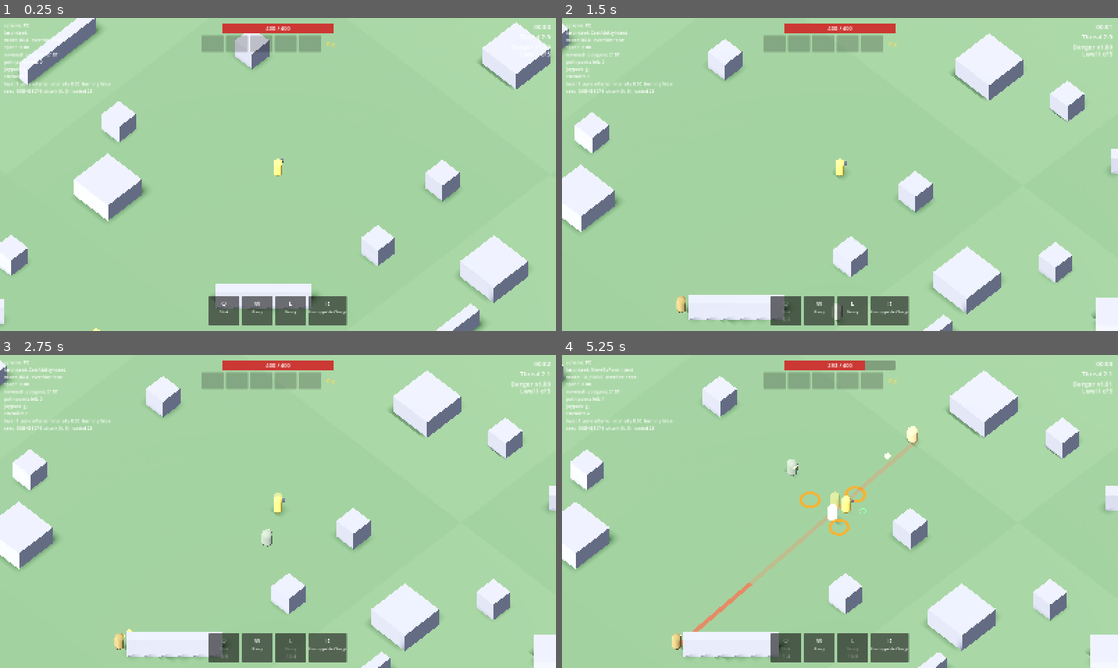
Above: before the commit, frames 1-4 (two rows, left to right).
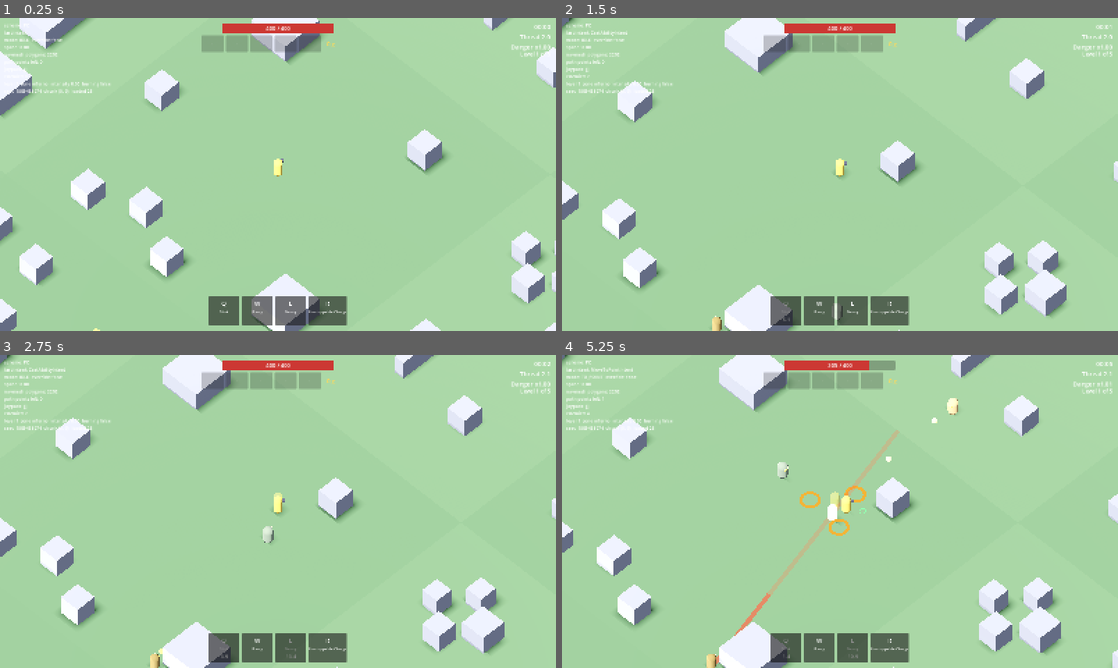
Above: after the commit, the same moments.

Repository: Ahadwen/Escape-v2
Game: Godot game, scene res://world/levels/level.tscn
Same seed, same stepped clock (60 frames per second), same inputs: the game is played once before the commit and once after it.
Inputs (mouse positions are in pixels of both pictures, inside the frame that each line leads up to):
- Up to frame 1 (0.25 s): no input
- Up to frame 2 (1.5 s): tap Enter at 0.5 s; move the mouse to (962, 158) at 0.52 s; tap Q (ability_1) at 0.6 s; click (962, 158) at 0.67 s; drag from (728, 190) to (812, 237) at 1.27 s
- Up to frame 3 (2.75 s): move the mouse to (333, 442) at 2.02 s; tap E (ability_3) at 2.1 s; click (333, 442) at 2.17 s
- Up to frame 4 (5.25 s): drag from (812, 574) to (673, 464) at 2.77 s; move the mouse to (1006, 558) at 3.52 s; click (1006, 558) at 3.6 s; drag from (673, 464) to (756, 433) at 4.27 s; move the mouse to (867, 511) at 5.02 s; right-click (867, 511) at 5.1 s; click (867, 511) at 5.17 s

The runs differ from the first frame. In frame 1, 17% of the frame differs, in the area x 0-100%, y 0-100%; in frame 2, 17%; in frame 3, 17%; in frame 4, 18%.

Commit message:
Gunslinger runs parallel and fires across you; terrain gets compound shapes
Gunslinger: runs_parallel strafing holds him level with you, off to the
side of your heading; band 12-17 m, salvo range 22 m, reach 30 m; slower
shots (17 m/s light, 26 m/s heavy).

Terrain: 7-12 obstacles per chunk (was 6-11), 30% of them compound: an
L-shaped corner or a tight cluster of 3-4 pillars with 1 m+ gaps.

Co-Authored-By: Claude Opus 5.5 <noreply@anthropic.com>
Claude-Session: https://claude.ai/code/session_01MK2ViG6yW215fERvVJH3QP

Diff:
--- a/enemies/data/hunters/gunslinger.tres
+++ b/enemies/data/hunters/gunslinger.tres
@@ -10,11 +10,12 @@
 cooldown = 3.5
 initial_cooldown = 1.2
 min_range = 3.0
-max_range = 16.0
+max_range = 22.0
 needs_line_of_sight = true
 shot_damage = 12.0
-shot_speed = 24.0
-final_speed = 38.0
+shot_speed = 17.0
+reach = 30.0
+final_speed = 26.0
 final_damage = 45.0
 
 [resource]
@@ -24,9 +25,10 @@
 color = Color(0.85, 0.7, 0.45, 1)
 move_speed = 7.5
 speed_floor_ratio = 1.1
-preferred_range_min = 8.0
-preferred_range_max = 12.0
+preferred_range_min = 12.0
+preferred_range_max = 17.0
 strafes = true
+runs_parallel = true
 lifetime_min = 30.0
 lifetime_max = 50.0
 threat_cost = 1.0
--- a/enemies/hunters/hunter_brain.gd
+++ b/enemies/hunters/hunter_brain.gd
@@ -107,7 +107,11 @@
 	if side.length_squared() < 0.01:
 		side = Vector3.RIGHT
 	var heading: Vector3 = target.average_velocity
-	if hunter.holds_ahead and heading.length() > HOLD_AHEAD_MIN_SPEED:
+	if hunter.runs_parallel and heading.length() > HOLD_AHEAD_MIN_SPEED:
+		# Level with you, on whichever side of your heading it already is.
+		var lateral: Vector3 = heading.normalized().cross(Vector3.UP)
+		side = lateral if lateral.dot(side) >= 0.0 else -lateral
+	elif hunter.holds_ahead and heading.length() > HOLD_AHEAD_MIN_SPEED:
 		# Between its side and straight ahead of where you're going.
 		side = side.normalized() + heading.normalized() * 1.5
 	var band: float = (hunter.preferred_range_min + hunter.preferred_range_max) * 0.5
--- a/enemies/hunters/hunter_data.gd
+++ b/enemies/hunters/hunter_data.gd
@@ -24,6 +24,9 @@
 ## Ranged hunters: hold their band ahead of where you've been heading (your
 ## average movement), so running one way runs you toward them.
 @export var holds_ahead: bool = false
+## Strafing hunters: run level with you, off to your side of your heading, so
+## they shoot across your path rather than from behind (Gunslinger).
+@export var runs_parallel: bool = false
 ## Spinning visual (Spinner).
 @export var spins: bool = false
 
--- a/tests/unit/world/test_chunk_generator.gd
+++ b/tests/unit/world/test_chunk_generator.gd
@@ -115,3 +115,29 @@
 
 func test_chunk_distance_is_chebyshev() -> void:
 	assert_eq(ChunkGeneratorScript.chunk_distance(Vector2i(0, 0), Vector2i(3, -1)), 3)
+
+
+func test_compound_cluster_leaves_walkable_gaps() -> void:
+	var rng: RandomNumberGenerator = RandomNumberGenerator.new()
+	for s: int in 20:
+		rng.seed = s
+		var pieces: Array[ChunkLayout.ObstacleSpec] = ChunkGenerator.compound_cluster(rng)
+		for a: int in pieces.size():
+			for b: int in range(a + 1, pieces.size()):
+				var apart: float = (
+					Vector2(
+						pieces[a].position.x - pieces[b].position.x,
+						pieces[a].position.z - pieces[b].position.z
+					)
+					. length()
+				)
+				var edges: float = (pieces[a].size.x + pieces[b].size.x) * 0.5
+				assert_true(apart - edges >= 1.0, "gap %.2f" % (apart - edges))
+
+
+func test_compound_corner_is_two_meeting_walls() -> void:
+	var rng: RandomNumberGenerator = RandomNumberGenerator.new()
+	rng.seed = 3
+	var pieces: Array[ChunkLayout.ObstacleSpec] = ChunkGenerator.compound_corner(rng)
+	assert_eq(pieces.size(), 2)
+	assert_almost_eq(pieces[0].yaw, pieces[1].yaw)
--- a/world/streaming/chunk_generator.gd
+++ b/world/streaming/chunk_generator.gd
@@ -119,6 +119,9 @@
 	for kind: StringName in kinds:
 		total_weight += OBSTACLE_KINDS[kind][1]
 	for i: int in count:
+		if rng.randf() < profile.compound_chance:
+			_place_compound(rng, layout, keepouts)
+			continue
 		var spec: ChunkLayout.ObstacleSpec = _roll_obstacle(rng, kinds, total_weight)
 		var size: Vector3 = spec.size
 		var radius: float = spec.footprint_radius()
@@ -137,6 +140,80 @@
 			break
 
 
+## Places an L-shaped corner or a cluster of pillars as one unit (one
+## keepout, so the usual gap stays around it).
+func _place_compound(
+	rng: RandomNumberGenerator, layout: ChunkLayout, keepouts: Array[Vector3]
+) -> void:
+	var color: Color = profile.obstacle_color
+	if theme != null:
+		var themed: ObstacleKind = theme.pick_obstacle(rng)
+		if themed != null:
+			color = themed.color
+	var pieces: Array[ChunkLayout.ObstacleSpec] = (
+		compound_corner(rng) if rng.randf() < 0.6 else compound_cluster(rng)
+	)
+	var radius: float = 0.0
+	for piece: ChunkLayout.ObstacleSpec in pieces:
+		var reach: float = Vector2(piece.position.x, piece.position.z).length()
+		radius = maxf(radius, reach + piece.footprint_radius())
+	var half: float = profile.chunk_size * 0.5 - radius - profile.obstacle_gap * 0.5
+	if half <= 0.0:
+		return
+	for attempt: int in PLACEMENT_ATTEMPTS:
+		var x: float = rng.randf_range(-half, half)
+		var z: float = rng.randf_range(-half, half)
+		if _blocked(x, z, radius + profile.obstacle_gap, keepouts):
+			continue
+		for piece: ChunkLayout.ObstacleSpec in pieces:
+			piece.position += Vector3(x, 0.0, z)
+			piece.color = color
+			layout.obstacles.append(piece)
+		keepouts.append(Vector3(x, z, radius))
+		return
+
+
+## Two walls meeting at a corner, turned to one of four directions. Pieces
+## are positioned relative to the corner's centre.
+static func compound_corner(rng: RandomNumberGenerator) -> Array[ChunkLayout.ObstacleSpec]:
+	var yaw: float = PI * 0.5 * rng.randi_range(0, 3)
+	var long: float = rng.randf_range(7.0, 10.0)
+	var short: float = rng.randf_range(4.0, 7.0)
+	var a: ChunkLayout.ObstacleSpec = ChunkLayout.ObstacleSpec.new(
+		&"corner", Vector3(long, 2.0, 1.0), Vector3(long * 0.5, 1.0, 0.0), yaw
+	)
+	var b: ChunkLayout.ObstacleSpec = ChunkLayout.ObstacleSpec.new(
+		&"corner", Vector3(1.0, 2.0, short), Vector3(0.0, 1.0, short * 0.5 - 0.5), yaw
+	)
+	var pieces: Array[ChunkLayout.ObstacleSpec] = [a, b]
+	# Centre the shape on the middle of its footprint, then turn it.
+	var middle: Vector3 = Vector3(long * 0.25, 0.0, short * 0.25)
+	for piece: ChunkLayout.ObstacleSpec in pieces:
+		var local: Vector3 = piece.position - middle
+		piece.position = (
+			Vector3(0.0, piece.position.y, 0.0)
+			+ Vector3(local.x, 0.0, local.z).rotated(Vector3.UP, yaw)
+		)
+	return pieces
+
+
+## Three or four pillars packed close, with narrow gaps between them.
+static func compound_cluster(rng: RandomNumberGenerator) -> Array[ChunkLayout.ObstacleSpec]:
+	var pieces: Array[ChunkLayout.ObstacleSpec] = []
+	var count: int = rng.randi_range(3, 4)
+	var turn: float = rng.randf() * TAU
+	for i: int in count:
+		var angle: float = turn + TAU * i / count
+		var size: float = rng.randf_range(1.5, 2.5)
+		var offset: Vector3 = Vector3(cos(angle), 0.0, sin(angle)) * 2.6
+		pieces.append(
+			ChunkLayout.ObstacleSpec.new(
+				&"cluster", Vector3(size, 2.0, size), offset + Vector3.UP, 0.0
+			)
+		)
+	return pieces
+
+
 func _roll_obstacle(
 	rng: RandomNumberGenerator, kinds: Array, total_weight: float
 ) -> ChunkLayout.ObstacleSpec:
--- a/world/streaming/terrain_profile.gd
+++ b/world/streaming/terrain_profile.gd
@@ -12,8 +12,12 @@
 @export var unload_radius: int = 3
 
 @export_group("Obstacles")
-@export var obstacles_min: int = 6
-@export var obstacles_max: int = 11
+@export var obstacles_min: int = 7
+@export var obstacles_max: int = 12
+## Chance that an obstacle is a compound shape instead (an L-shaped corner or
+## a tight cluster of pillars): corners to duck round and pockets to get
+## caught in.
+@export_range(0.0, 1.0) var compound_chance: float = 0.3
 ## Minimum clear gap between obstacles (also across chunk borders).
 @export var obstacle_gap: float = 2.0
 ## No obstacles within this radius of the level start.
